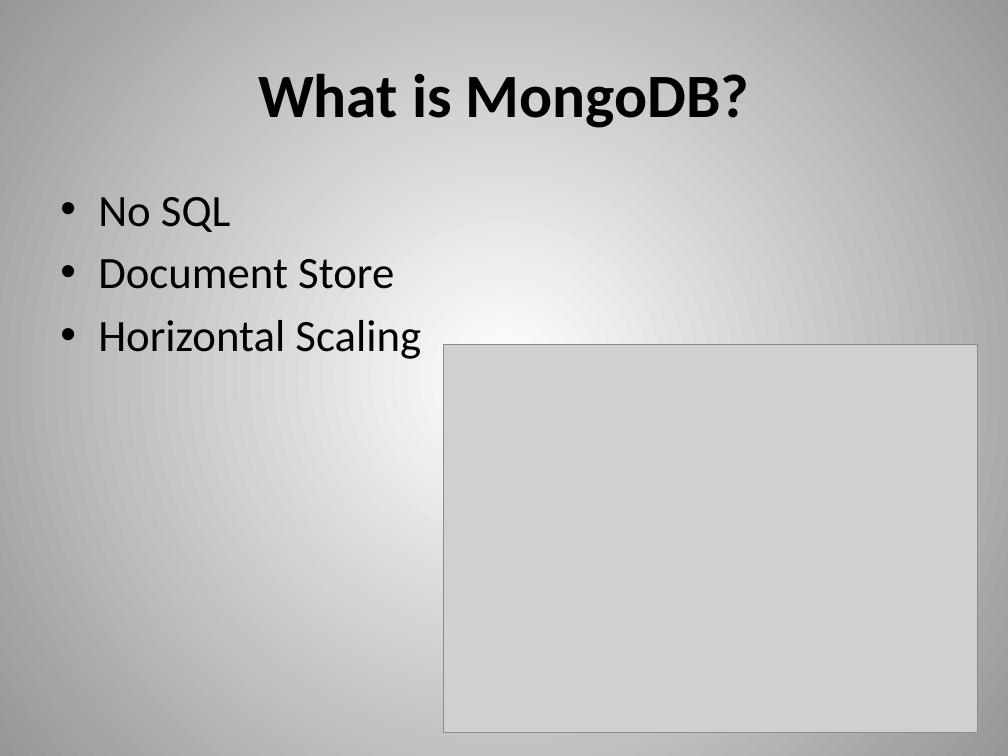
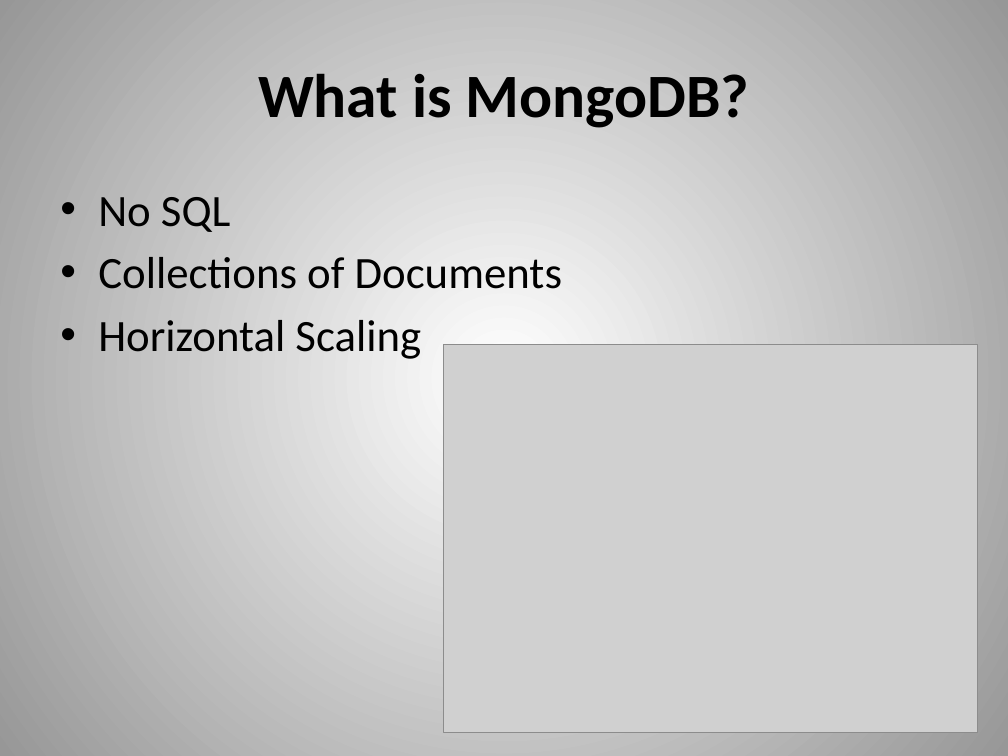
Before and after one commit to dvanvali/mongoDbPresentation, a slide deck: slide 8 of MongoDB.pptx. Drawn at 1008x756 pixels with LibreOffice and Linux fonts; fonts in the diff are those of the drawing; grey boxes stand for pictures. Boxes give left, top, right and bottom in pixels: in the first picture for what was removed or moved away, otherwise in the second. Text is boxed around its words. In the diff, an @@ line names an element or a change of style, - is before the commit and + after.

```diff
--- a/MongoDB.pptx
+++ b/MongoDB.pptx
@@ text at [98,257,562,289]: text changed @@
-• Document Store
+• Collections of Documents
```
Also in this commit, not shown: 10 other slides changed, 1 other file.
